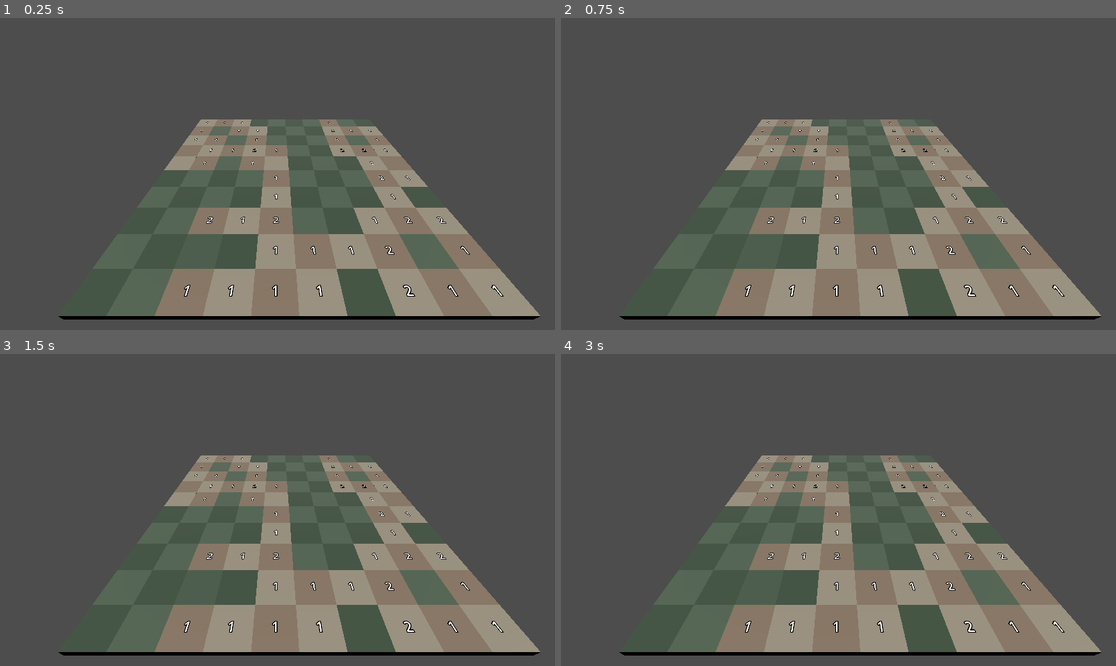
Above: before the commit, frames 1-4 (two rows, left to right).
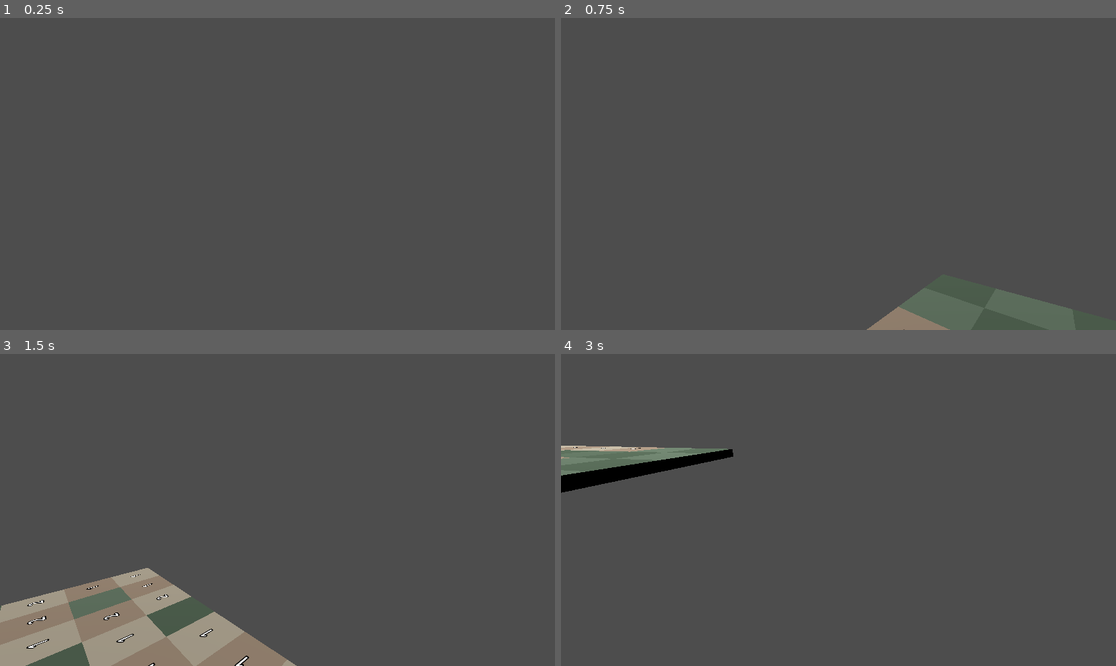
Above: after the commit, the same moments.

Repository: elebras1/Demineur3D
Game: Godot game, scene res://minesweeper.tscn
Two runs of this game, one before a commit and one after it. Both use one fixed random seed, a clock stepped at 60 frames per second and the inputs below.
Inputs (mouse positions are in pixels of both pictures, inside the frame that each line leads up to):
- Up to frame 1 (0.25 s): no input
- Up to frame 2 (0.75 s): tap Enter at 0.5 s; move the mouse to (960, 158) at 0.52 s; hold D from 0.53 s (still down); hold Z from 0.53 s (still down)
- Up to frame 3 (1.5 s): tap Space at 0.77, 1.07, 1.25 s; tap Q at 0.8, 1.35 s; move the mouse to (166, 525) at 1.27 s; release D at 1.28 s; release Z at 1.28 s; hold S from 1.28 s (still down)
- Up to frame 4 (3 s): tap Space at 1.52, 1.55, 1.82 s; move the mouse to (894, 441) at 2.02 s; release S at 2.03 s; hold Space 2.03-2.78 s; hold D from 2.03 s (still down); tap Z at 2.3, 2.85 s; tap Enter at 2.75 s; move the mouse to (810, 572) at 2.77 s

The runs differ from the first frame. In frame 1, 29% of the frame differs, in the area x 10-98%, y 32-97%; in frame 2, 29%; in frame 3, 33%, in the area x 0-98%, y 32-100%; in frame 4, 31%.

Commit message:
feat player

Diff:
--- a/minesweeper.tscn
+++ b/minesweeper.tscn
@@ -1,6 +1,7 @@
-[gd_scene load_steps=2 format=3 uid="uid://b7a05jt8pw7m7"]
+[gd_scene load_steps=3 format=3 uid="uid://b7a05jt8pw7m7"]
 
 [ext_resource type="Script" uid="uid://bu6awryu88wxf" path="res://checkerboard.gd" id="1_1jydy"]
+[ext_resource type="PackedScene" uid="uid://cjkj5coplwcnx" path="res://player.tscn" id="2_7nxku"]
 
 [node name="Minesweeper" type="Node3D"]
 script = ExtResource("1_1jydy")
@@ -8,5 +9,5 @@
 [node name="DirectionalLight3D" type="DirectionalLight3D" parent="."]
 transform = Transform3D(1, 0, 0, 0, 0.9233912, 0.38386023, 0, -0.38386023, 0.9233912, 0, 7.004199, 0)
 
-[node name="Camera3D" type="Camera3D" parent="."]
-transform = Transform3D(-1, -5.4062983e-08, 6.8701794e-08, 0, 0.7858569, 0.61840844, -8.742278e-08, 0.61840844, -0.7858569, 4.9522715, 5.014338, -1.9851961)
+[node name="CharacterBody3D" parent="." instance=ExtResource("2_7nxku")]
+transform = Transform3D(1, 0, 0, 0, 1, 0, 0, 0, 1, 3.3003216, 1.0996242, 1.4482918)
--- /dev/null
+++ b/player.gd
@@ -0,0 +1,49 @@
+extends CharacterBody3D
+
+@export var speed : float = 5.0
+@export var jump_force : float = 4.5
+@export var gravity : float = 9.8
+@export var mouse_sensitivity : float = 0.003
+
+var yaw : float = 0.0
+var pitch : float = 0.0
+@onready var cam = $Camera3D
+
+func _ready():
+	Input.set_mouse_mode(Input.MOUSE_MODE_CAPTURED)
+
+func _unhandled_input(event):
+	if event is InputEventMouseMotion:
+		yaw -= event.relative.x * mouse_sensitivity
+		pitch = clamp(pitch - event.relative.y * mouse_sensitivity, -1.2, 1.2)
+		rotation.y = yaw
+		cam.rotation.x = pitch
+
+	if event is InputEventKey and event.pressed and event.keycode == KEY_ESCAPE:
+		Input.set_mouse_mode(Input.MOUSE_MODE_VISIBLE)
+
+func _physics_process(delta):
+	var direction = Vector3.ZERO
+
+	if Input.is_key_pressed(KEY_Z):
+		direction.z -= 1
+	if Input.is_key_pressed(KEY_S):
+		direction.z += 1
+	if Input.is_key_pressed(KEY_Q):
+		direction.x -= 1
+	if Input.is_key_pressed(KEY_D):
+		direction.x += 1
+
+	direction = direction.normalized()
+	var global_dir = transform.basis * direction
+	velocity.x = global_dir.x * speed
+	velocity.z = global_dir.z * speed
+
+	if not is_on_floor():
+		velocity.y -= gravity * delta
+	else:
+		velocity.y = 0
+		if Input.is_key_pressed(KEY_SPACE):
+			velocity.y = jump_force
+
+	move_and_slide()
--- /dev/null
+++ b/player.tscn
@@ -0,0 +1,20 @@
+[gd_scene load_steps=4 format=3 uid="uid://cjkj5coplwcnx"]
+
+[ext_resource type="Script" uid="uid://pwia1ho4h417" path="res://player.gd" id="1_4flbx"]
+
+[sub_resource type="CapsuleMesh" id="CapsuleMesh_sh265"]
+
+[sub_resource type="CapsuleShape3D" id="CapsuleShape3D_sh265"]
+
+[node name="CharacterBody3D" type="CharacterBody3D"]
+transform = Transform3D(1, 0, 0, 0, 1, 0, 0, 0, 1, 0, 1.0996242, 0)
+script = ExtResource("1_4flbx")
+
+[node name="MeshInstance3D" type="MeshInstance3D" parent="."]
+mesh = SubResource("CapsuleMesh_sh265")
+
+[node name="Camera3D" type="Camera3D" parent="."]
+transform = Transform3D(1, 0, 0, 0, 1, 0, 0, 0, 1, 0, 0.8832495, 0)
+
+[node name="CollisionShape3D" type="CollisionShape3D" parent="."]
+shape = SubResource("CapsuleShape3D_sh265")
Not shown, added: player.gd.uid
